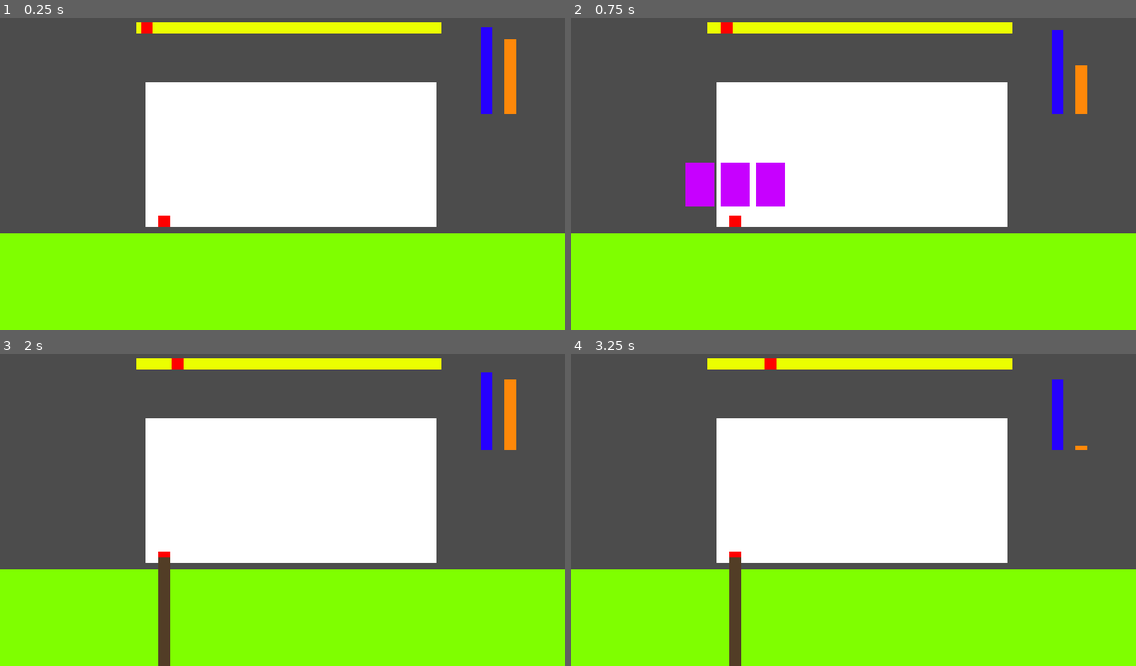
Above: before the commit, frames 1-4 (two rows, left to right).
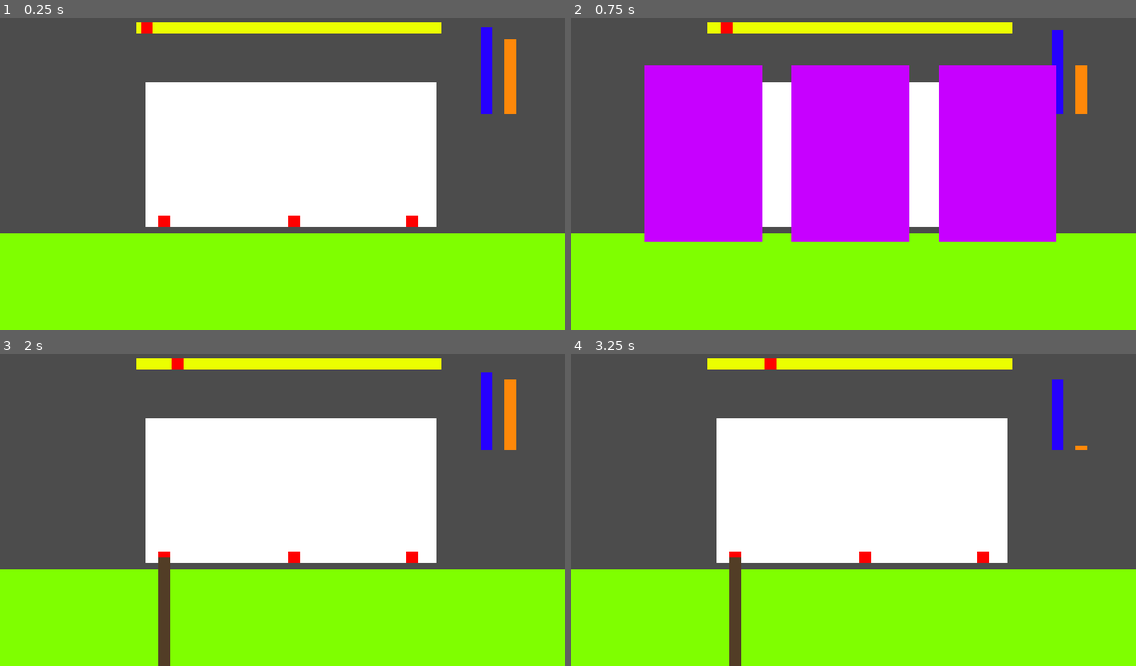
Above: after the commit, the same moments.

Repository: Hazematman/UWGameJam_Winter2023
Game: Godot game, scene res://scenes/TestScene.tscn
Same seed, same stepped clock (60 frames per second), same inputs: the game is played once before the commit and once after it.
Inputs (mouse positions are in pixels of both pictures, inside the frame that each line leads up to):
- Up to frame 1 (0.25 s): no input
- Up to frame 2 (0.75 s): move the mouse to (734, 220) at 0.52 s; click (734, 220) at 0.67 s
- Up to frame 3 (2 s): move the mouse to (129, 519) at 1.27 s; click (129, 519) at 1.42 s
- Up to frame 4 (3.25 s): move the mouse to (734, 619) at 2.02 s; click (734, 619) at 2.17 s; move the mouse to (825, 569) at 2.77 s; click (825, 569) at 2.92 s

The runs differ from the first frame. In frame 1, 0.2% of the frame differs, in the area x 51-74%, y 63-67%; in frame 2, 34%, in the area x 13-86%, y 15-72%; in frame 3, 0.2%; in frame 4, 0.2%.

Commit message:
Make cards fullscreen

Diff:
--- /dev/null
+++ b/scenes/CardSelector.tscn
@@ -0,0 +1,58 @@
+[gd_scene load_steps=3 format=2]
+
+[ext_resource path="res://scripts/CardSelector.gd" type="Script" id=1]
+
+[sub_resource type="RectangleShape2D" id=1]
+extents = Vector2( 200, 300 )
+
+[node name="Cards" type="Node2D"]
+script = ExtResource( 1 )
+
+[node name="Area2D" type="Area2D" parent="."]
+position = Vector2( 450, 480 )
+
+[node name="ColorRect" type="ColorRect" parent="Area2D"]
+margin_left = -200.0
+margin_top = -300.0
+margin_right = 200.0
+margin_bottom = 300.0
+rect_pivot_offset = Vector2( 52, 70 )
+mouse_filter = 2
+color = Color( 0.780392, 0, 1, 1 )
+
+[node name="CollisionShape2D" type="CollisionShape2D" parent="Area2D"]
+shape = SubResource( 1 )
+
+[node name="Area2D2" type="Area2D" parent="."]
+position = Vector2( 950, 480 )
+
+[node name="ColorRect" type="ColorRect" parent="Area2D2"]
+margin_left = -200.0
+margin_top = -300.0
+margin_right = 200.0
+margin_bottom = 300.0
+rect_pivot_offset = Vector2( 52, 70 )
+mouse_filter = 2
+color = Color( 0.780392, 0, 1, 1 )
+
+[node name="CollisionShape2D" type="CollisionShape2D" parent="Area2D2"]
+shape = SubResource( 1 )
+
+[node name="Area2D3" type="Area2D" parent="."]
+position = Vector2( 1450, 480 )
+
+[node name="ColorRect" type="ColorRect" parent="Area2D3"]
+margin_left = -200.0
+margin_top = -300.0
+margin_right = 200.0
+margin_bottom = 300.0
+rect_pivot_offset = Vector2( 52, 70 )
+mouse_filter = 2
+color = Color( 0.780392, 0, 1, 1 )
+
+[node name="CollisionShape2D" type="CollisionShape2D" parent="Area2D3"]
+shape = SubResource( 1 )
+
+[connection signal="input_event" from="Area2D" to="." method="_on_Area2D_input_event"]
+[connection signal="input_event" from="Area2D2" to="." method="_on_Area2D2_input_event"]
+[connection signal="input_event" from="Area2D3" to="." method="_on_Area2D3_input_event"]
--- a/scenes/Root.tscn
+++ b/scenes/Root.tscn
@@ -25,6 +25,7 @@
 color = Color( 1, 0, 0, 1 )
 
 [node name="Cards" type="Node2D" parent="."]
+visible = false
 
 [node name="Area2D" type="Area2D" parent="Cards"]
 position = Vector2( -120, -125 )
--- a/scenes/TestScene.tscn
+++ b/scenes/TestScene.tscn
@@ -1,10 +1,11 @@
-[gd_scene load_steps=6 format=2]
+[gd_scene load_steps=7 format=2]
 
 [ext_resource path="res://scenes/WaterBar.tscn" type="PackedScene" id=1]
 [ext_resource path="res://scenes/RootGuy.tscn" type="PackedScene" id=2]
 [ext_resource path="res://scenes/Root.tscn" type="PackedScene" id=3]
 [ext_resource path="res://scenes/ProgressBar.tscn" type="PackedScene" id=4]
 [ext_resource path="res://scenes/BiomeController.tscn" type="PackedScene" id=5]
+[ext_resource path="res://scenes/CardSelector.tscn" type="PackedScene" id=6]
 
 [node name="Node2D" type="Node2D"]
 
@@ -32,7 +33,19 @@
 
 [node name="Root" parent="." instance=ExtResource( 3 )]
 position = Vector2( 558, 710 )
+node_path = NodePath("../Cards")
+
+[node name="Root2" parent="." instance=ExtResource( 3 )]
+position = Vector2( 1000, 710 )
+node_path = NodePath("../Cards")
+
+[node name="Root3" parent="." instance=ExtResource( 3 )]
+position = Vector2( 1400, 710 )
+node_path = NodePath("../Cards")
 
 [node name="ProgressBar" parent="." instance=ExtResource( 4 )]
 position = Vector2( 464, 33 )
 node_path = NodePath("../BiomeController")
+
+[node name="Cards" parent="." instance=ExtResource( 6 )]
+visible = false
--- /dev/null
+++ b/scripts/CardSelector.gd
@@ -0,0 +1,47 @@
+extends Node2D
+
+
+# Declare member variables here. Examples:
+# var a = 2
+# var b = "text"
+
+var current_root = null
+var currently_visible = false
+
+
+func set_root(root):
+	if current_root == null:
+		current_root = root
+		currently_visible = true
+
+# Called when the node enters the scene tree for the first time.
+func _ready():
+	pass # Replace with function body.
+
+
+# Called every frame. 'delta' is the elapsed time since the previous frame.
+func _process(delta):
+	visible = currently_visible
+
+
+func _on_Area2D_input_event(_viewport, event, _shape_idx):
+	if event is InputEventMouseButton and event.button_index == BUTTON_LEFT and event.pressed \
+		and current_root != null:
+		current_root.grow_root(current_root.Root.BASIC)
+		currently_visible = false
+		current_root = null
+
+
+func _on_Area2D2_input_event(_viewport, event, _shape_idx):
+	if event is InputEventMouseButton and event.button_index == BUTTON_LEFT and event.pressed \
+		and current_root != null:
+		current_root.grow_root(current_root.Root.FILTER)
+		currently_visible = false
+		current_root = null
+
+func _on_Area2D3_input_event(_viewport, event, _shape_idx):
+	if event is InputEventMouseButton and event.button_index == BUTTON_LEFT and event.pressed \
+		and current_root != null:
+		current_root.grow_root(current_root.Root.EATER)
+		currently_visible = false
+		current_root = null
--- a/scripts/Root.gd
+++ b/scripts/Root.gd
@@ -19,6 +19,9 @@
 var mouse_over = false
 var root = null
 var state = State.DEFAULT
+
+export(NodePath) var node_path
+onready var card_selector = get_node(node_path)
 
 onready var cards = get_node("Cards")
 
@@ -43,15 +46,11 @@
 func _input(event):
 	if event is InputEventMouseButton and event.button_index == BUTTON_LEFT and event.pressed:
 		if mouse_over and state == State.DEFAULT and root == null:
-			state = State.SELECT_ROOT
+			card_selector.set_root(self)
 
 # Called every frame. 'delta' is the elapsed time since the previous frame.
 func _process(_delta):
-	match(state):
-		State.DEFAULT:
-			cards.visible = false
-		State.SELECT_ROOT:
-			cards.visible = true
+	pass
 
 
 func _on_root_click(_viewport, event, _shape_idx):
@@ -64,17 +63,3 @@
 
 func _on_RootCollider_mouse_exited():
 	mouse_over = false
-
-func _on_Area2D_input_event(_viewport, event, _shape_idx):
-	if event is InputEventMouseButton and event.button_index == BUTTON_LEFT and event.pressed:
-		grow_root(Root.BASIC)
-
-
-func _on_Area2D2_input_event(_viewport, event, _shape_idx):
-	if event is InputEventMouseButton and event.button_index == BUTTON_LEFT and event.pressed:
-		grow_root(Root.FILTER)
-
-
-func _on_Area2D3_input_event(_viewport, event, _shape_idx):
-	if event is InputEventMouseButton and event.button_index == BUTTON_LEFT and event.pressed:
-		grow_root(Root.EATER)
